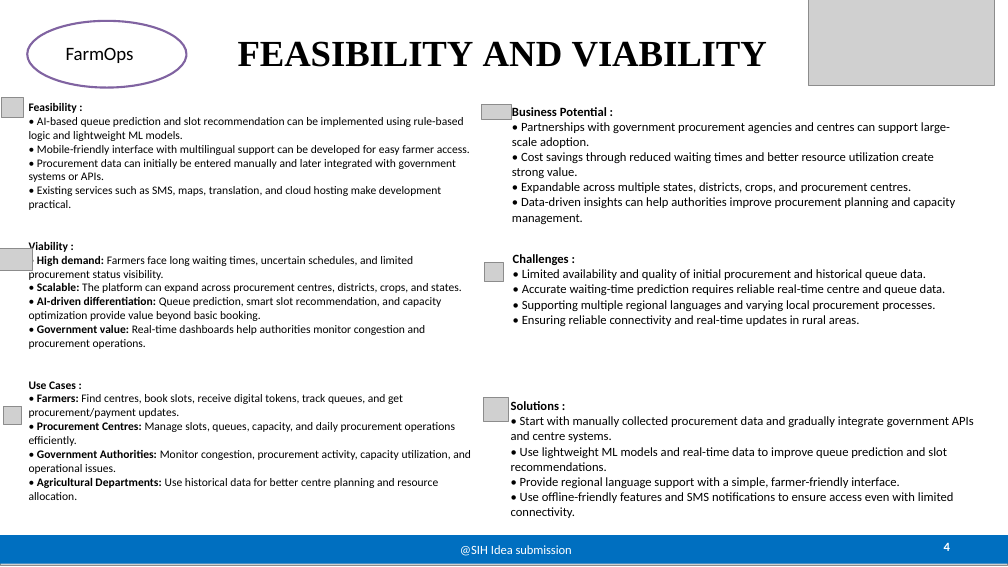
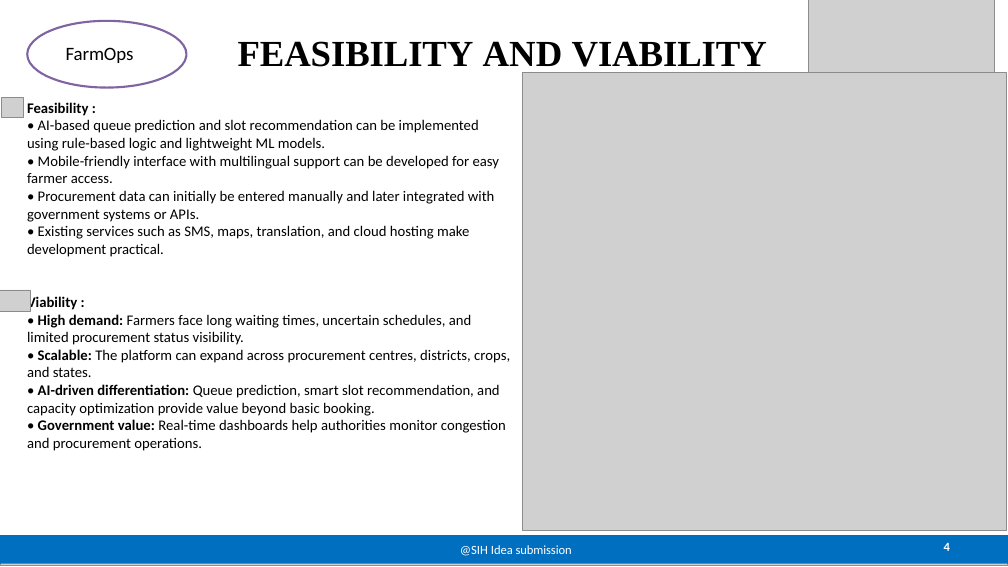
Before and after one commit to abdullahkapadia/Smart_India_Hackathon_2026, a slide deck: slide 4 of SIH2026-IDEA-Presentation-Format-1.pptx. Drawn at 1008x567 pixels with LibreOffice and Linux fonts; fonts in the diff are those of the drawing; grey boxes stand for pictures. Boxes give left, top, right and bottom in pixels: in the first picture for what was removed or moved away, otherwise in the second. Text is boxed around its words. In the diff, an @@ line names an element or a change of style, - is before the commit and + after.

Commit message:
edited some figures

```diff
--- a/SIH2026-IDEA-Presentation-Format-1.pptx
+++ b/SIH2026-IDEA-Presentation-Format-1.pptx
@@ picture added at [523, 73, 1006, 530] @@
@@ text "Feasibility :" at [27, 102, 510, 451]: size 11 to 14 pt @@
@@ picture removed at [481, 104, 512, 119] @@
@@ text removed at [512, 107, 955, 224] @@
-Business Potential :
-• Partnerships with government procurement agencies and centres can support large-scale adoption.
-• Cost savings through reduced waiting times and better resource utilization create strong value.
-• Expandable across multiple states, districts, crops, and procurement centres.
-• Data-driven insights can help authorities improve procurement planning and capacity management.
@@ picture removed at [485, 263, 504, 282] @@
@@ text removed at [513, 254, 946, 326] @@
-Challenges :
-• Limited availability and quality of initial procurement and historical queue data.
-• Accurate waiting-time prediction requires reliable real-time centre and queue data.
-• Supporting multiple regional languages and varying local procurement processes.
-• Ensuring reliable connectivity and real-time updates in rural areas.
@@ picture: place and size @@
-picture at [0, 249, 33, 270]
+picture at [0, 290, 31, 312]
@@ text at [29, 381, 471, 500]: paragraphs removed @@
-Use Cases :
-• Farmers: Find centres, book slots, receive digital tokens, track queues, and get procurement/payment updates.
-• Procurement Centres: Manage slots, queues, capacity, and daily procurement operations efficiently.
-• Government Authorities: Monitor congestion, procurement activity, capacity utilization, and operational issues.
-• Agricultural Departments: Use historical data for better centre planning and resource allocation.
@@ picture removed at [3, 406, 21, 424] @@
@@ picture removed at [484, 397, 509, 422] @@
@@ text removed at [511, 401, 974, 518] @@
-Solutions :
-• Start with manually collected procurement data and gradually integrate government APIs and centre systems.
-• Use lightweight ML models and real-time data to improve queue prediction and slot recommendations.
-• Provide regional language support with a simple, farmer-friendly interface.
-• Use offline-friendly features and SMS notifications to ensure access even with limited connectivity.
```
Also in this commit, not shown: 1 other slide changed.
